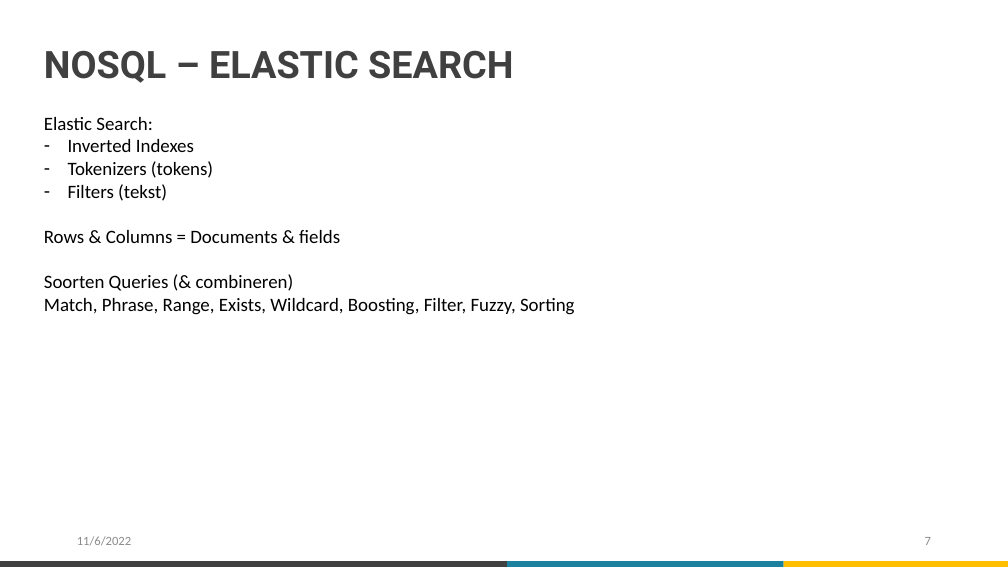
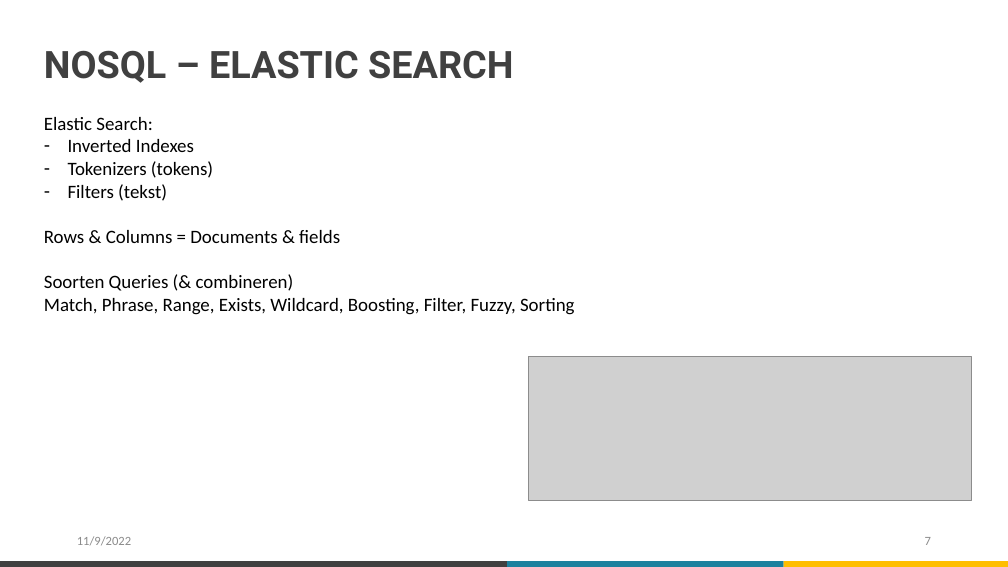
Before and after one commit to maximderboven/datawarehouse, a slide deck: slide 7 of Presentatie.pptx. Drawn at 1008x567 pixels with LibreOffice and Linux fonts; fonts in the diff are those of the drawing; grey boxes stand for pictures. Boxes give left, top, right and bottom in pixels: in the first picture for what was removed or moved away, otherwise in the second. Text is boxed around its words. In the diff, an @@ line names an element or a change of style, - is before the commit and + after.

```diff
--- a/Presentatie.pptx
+++ b/Presentatie.pptx
@@ picture added at bbox=[529, 357, 972, 501] @@
@@ text at bbox=[77, 536, 131, 545]: text changed @@
-11/6/2022
+11/9/2022
```
Also in this commit, not shown: 5 other slides changed, 1 slide removed.
